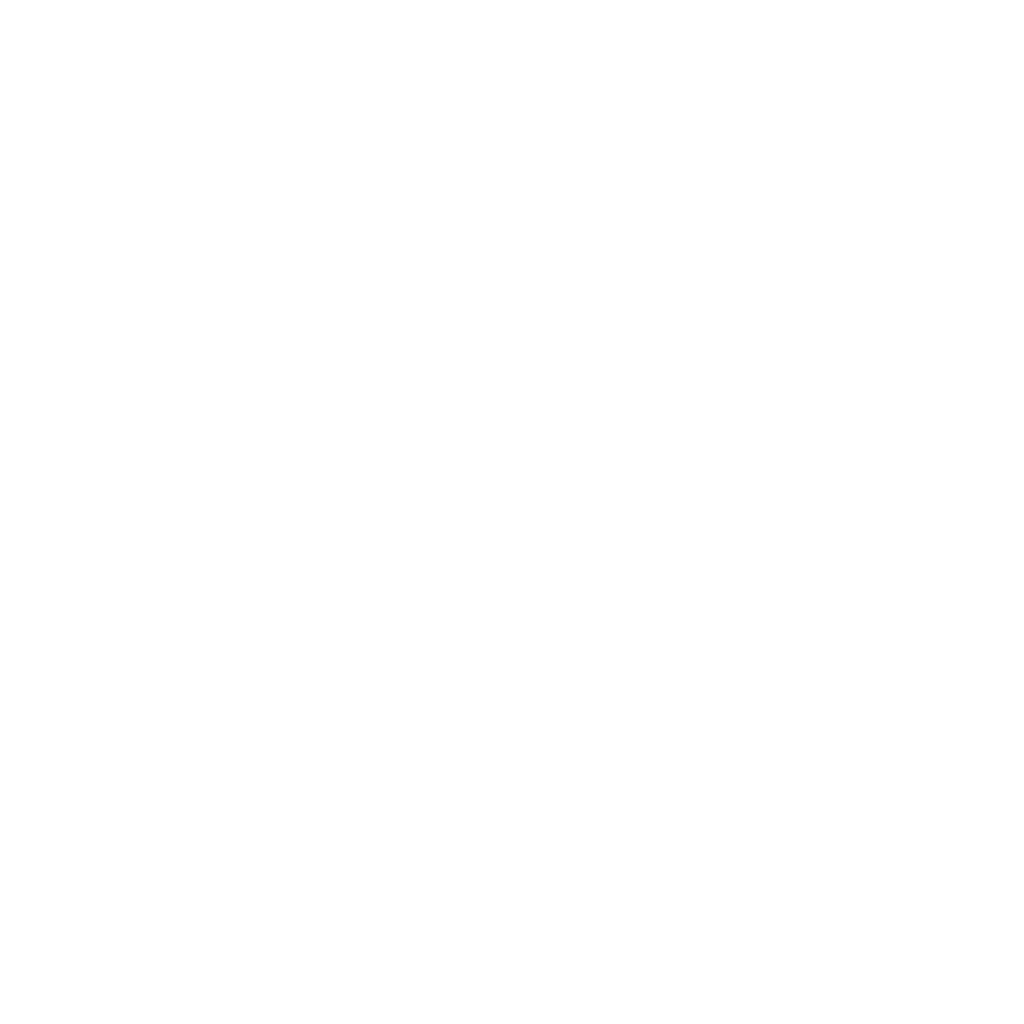
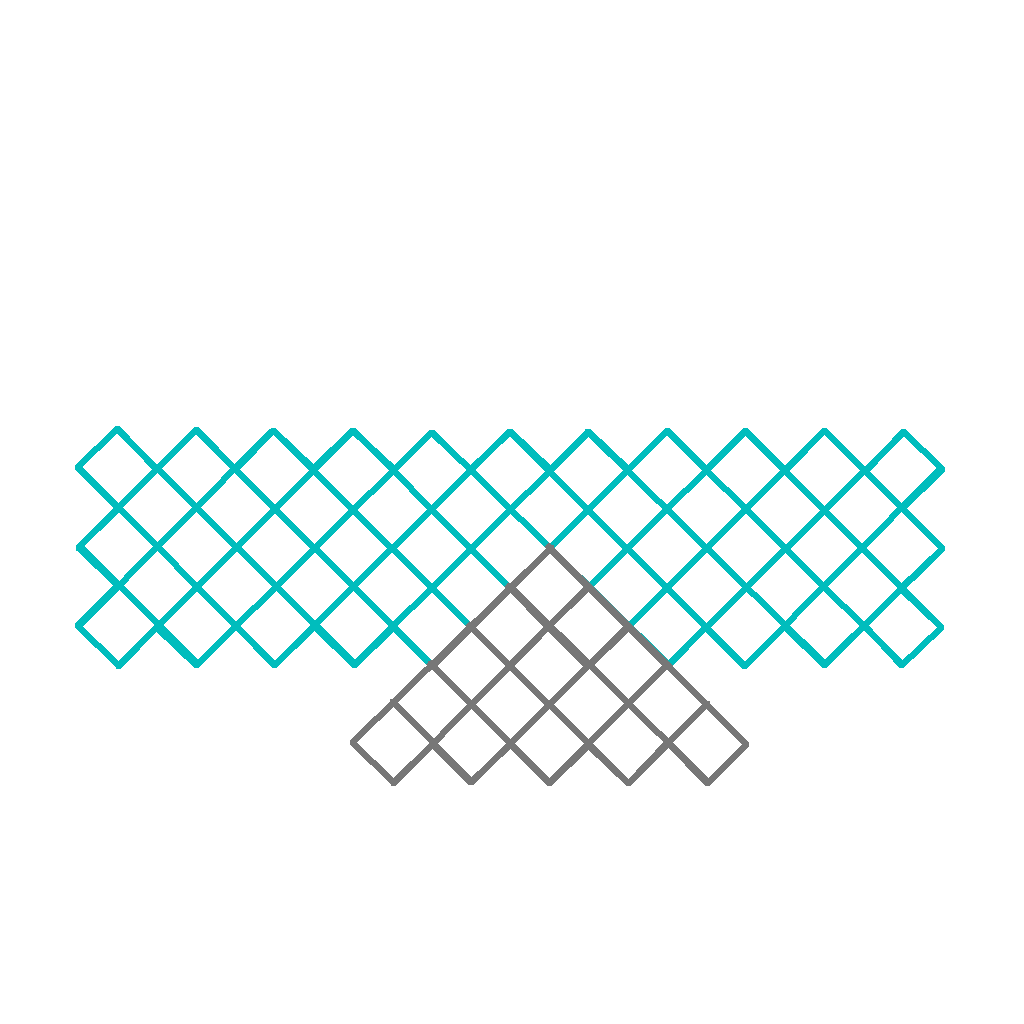
Two versions of the same layered image (1024x1024). Layer-by-layer changes:
added layer "satelite" above "diagonal-grid.jpg" over [75, 426, 945, 786]
